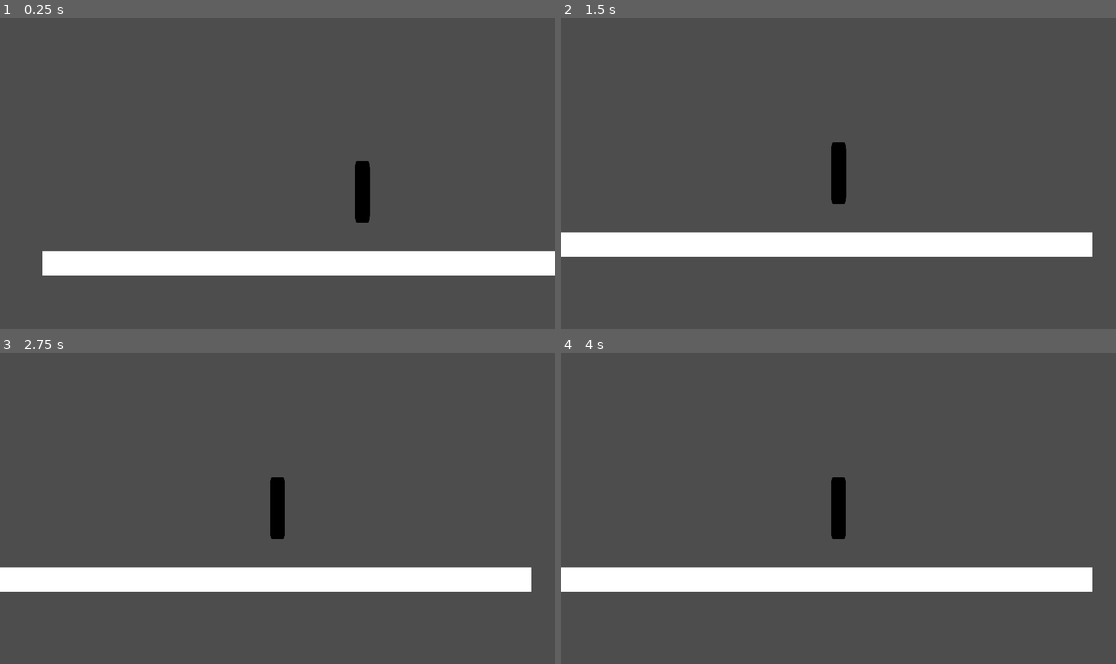
Above: before the commit, frames 1-4 (two rows, left to right).
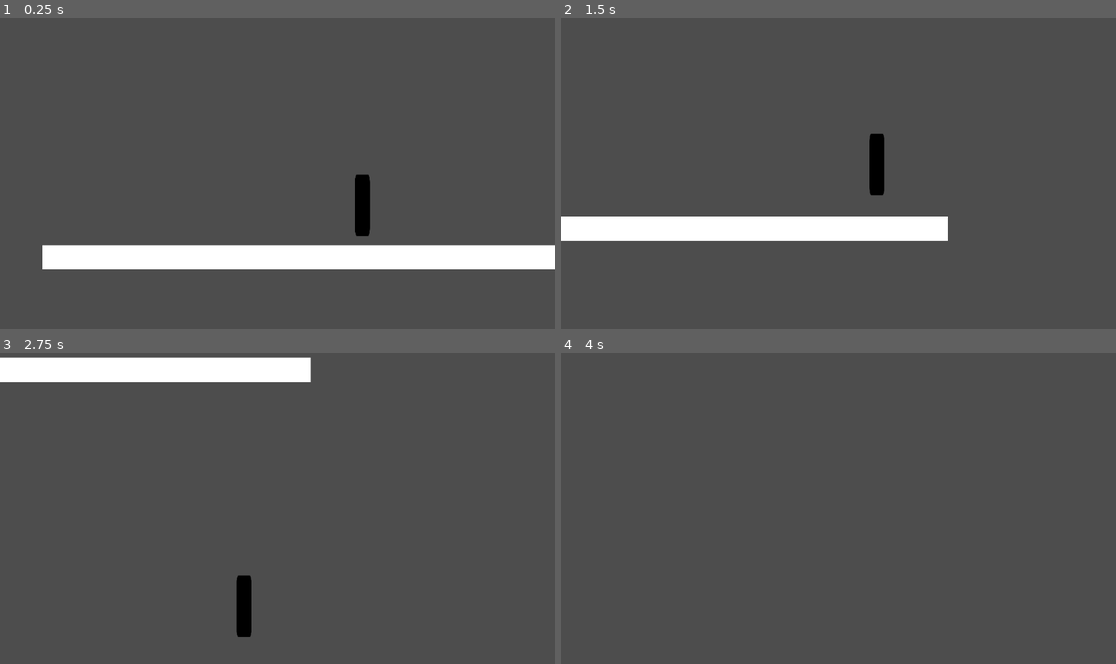
Above: after the commit, the same moments.

Repository: Spiderpat12/Project
Game: Godot game, scene res://Scene/prototybe.tscn
Two runs of this game, one before a commit and one after it. Both use one fixed random seed, a clock stepped at 60 frames per second and the inputs below. The project has no main scene, so this scene is started directly. The engine's default icon, where the game draws it, is replaced by a stand-in: a white triangle on a blue panel in a dark square.
Inputs:
- Up to frame 1 (0.25 s): no input
- Up to frame 2 (1.5 s): hold Right (ui_right) from 0.53 s (still down); tap Space (ui_accept) at 0.6, 0.77, 1.07, 1.35 s
- Up to frame 3 (2.75 s): tap Space (ui_accept) at 1.52, 1.82, 2.1 s; release Right (ui_right) at 2.03 s; hold Left (ui_left) from 2.03 s (still down)
- Up to frame 4 (4 s): release Left (ui_left) at 2.78 s; hold Right (ui_right) from 2.78 s (still down); tap Space (ui_accept) at 2.85, 3.02, 3.32, 3.6, 3.77 s

The runs differ from the first frame. In frame 1, 4.0% of the frame differs, in the area x 7-100%, y 45-83%; in frame 2, 10%; in frame 3, 13%, in the area x 0-96%, y 1-92%; in frame 4, 8.2%.

Commit message:
player_Varible
speed
gravity
jump

Diff:
--- a/Scene/prototybe.tscn
+++ b/Scene/prototybe.tscn
@@ -34,6 +34,9 @@
 [node name="Player" type="CharacterBody2D" parent="."]
 position = Vector2(650, 143)
 script = ExtResource("2_up1o3")
+speed = 400.0
+jump = 400.0
+gravit = 20.0
 
 [node name="Sprite2D" type="Sprite2D" parent="Player"]
 modulate = Color(0, 0, 0, 1)
--- a/Scripts/Player.gd
+++ b/Scripts/Player.gd
@@ -9,7 +9,7 @@
 	Gravity(delta)
 
 	if Input.is_action_just_pressed("ui_accept") and is_on_floor():
-		velocity.y = jump
+		velocity.y = -jump
 
 	var direction = Input.get_axis("ui_left", "ui_right")
 	if direction:
@@ -22,4 +22,4 @@
 
 func Gravity(delta) -> void:
 	if (!is_on_floor()):
-		velocity.y += gravit * delta
+		velocity.y += gravit
--- a/project.godot
+++ b/project.godot
@@ -14,6 +14,32 @@
 config/features=PackedStringArray("4.2", "Mobile")
 config/icon="res://icon.svg"
 
+[input]
+
+ui_accept={
+"deadzone": 0.5,
+"events": [Object(InputEventKey,"resource_local_to_scene":false,"resource_name":"","device":0,"window_id":0,"alt_pressed":false,"shift_pressed":false,"ctrl_pressed":false,"meta_pressed":false,"pressed":false,"keycode":32,"physical_keycode":0,"key_label":0,"unicode":32,"echo":false,"script":null)
+, Object(InputEventKey,"resource_local_to_scene":false,"resource_name":"","device":-1,"window_id":0,"alt_pressed":false,"shift_pressed":false,"ctrl_pressed":false,"meta_pressed":false,"pressed":false,"keycode":0,"physical_keycode":87,"key_label":0,"unicode":119,"echo":false,"script":null)
+, Object(InputEventKey,"resource_local_to_scene":false,"resource_name":"","device":-1,"window_id":0,"alt_pressed":false,"shift_pressed":false,"ctrl_pressed":false,"meta_pressed":false,"pressed":false,"keycode":0,"physical_keycode":4194320,"key_label":0,"unicode":0,"echo":false,"script":null)
+]
+}
+ui_left={
+"deadzone": 0.5,
+"events": [Object(InputEventKey,"resource_local_to_scene":false,"resource_name":"","device":0,"window_id":0,"alt_pressed":false,"shift_pressed":false,"ctrl_pressed":false,"meta_pressed":false,"pressed":false,"keycode":4194319,"physical_keycode":0,"key_label":0,"unicode":0,"echo":false,"script":null)
+, Object(InputEventJoypadButton,"resource_local_to_scene":false,"resource_name":"","device":0,"button_index":13,"pressure":0.0,"pressed":false,"script":null)
+, Object(InputEventJoypadMotion,"resource_local_to_scene":false,"resource_name":"","device":0,"axis":0,"axis_value":-1.0,"script":null)
+, Object(InputEventKey,"resource_local_to_scene":false,"resource_name":"","device":-1,"window_id":0,"alt_pressed":false,"shift_pressed":false,"ctrl_pressed":false,"meta_pressed":false,"pressed":false,"keycode":0,"physical_keycode":65,"key_label":0,"unicode":97,"echo":false,"script":null)
+]
+}
+ui_right={
+"deadzone": 0.5,
+"events": [Object(InputEventKey,"resource_local_to_scene":false,"resource_name":"","device":0,"window_id":0,"alt_pressed":false,"shift_pressed":false,"ctrl_pressed":false,"meta_pressed":false,"pressed":false,"keycode":4194321,"physical_keycode":0,"key_label":0,"unicode":0,"echo":false,"script":null)
+, Object(InputEventJoypadButton,"resource_local_to_scene":false,"resource_name":"","device":0,"button_index":14,"pressure":0.0,"pressed":false,"script":null)
+, Object(InputEventJoypadMotion,"resource_local_to_scene":false,"resource_name":"","device":0,"axis":0,"axis_value":1.0,"script":null)
+, Object(InputEventKey,"resource_local_to_scene":false,"resource_name":"","device":-1,"window_id":0,"alt_pressed":false,"shift_pressed":false,"ctrl_pressed":false,"meta_pressed":false,"pressed":false,"keycode":0,"physical_keycode":68,"key_label":0,"unicode":100,"echo":false,"script":null)
+]
+}
+
 [rendering]
 
 renderer/rendering_method="gl_compatibility"
